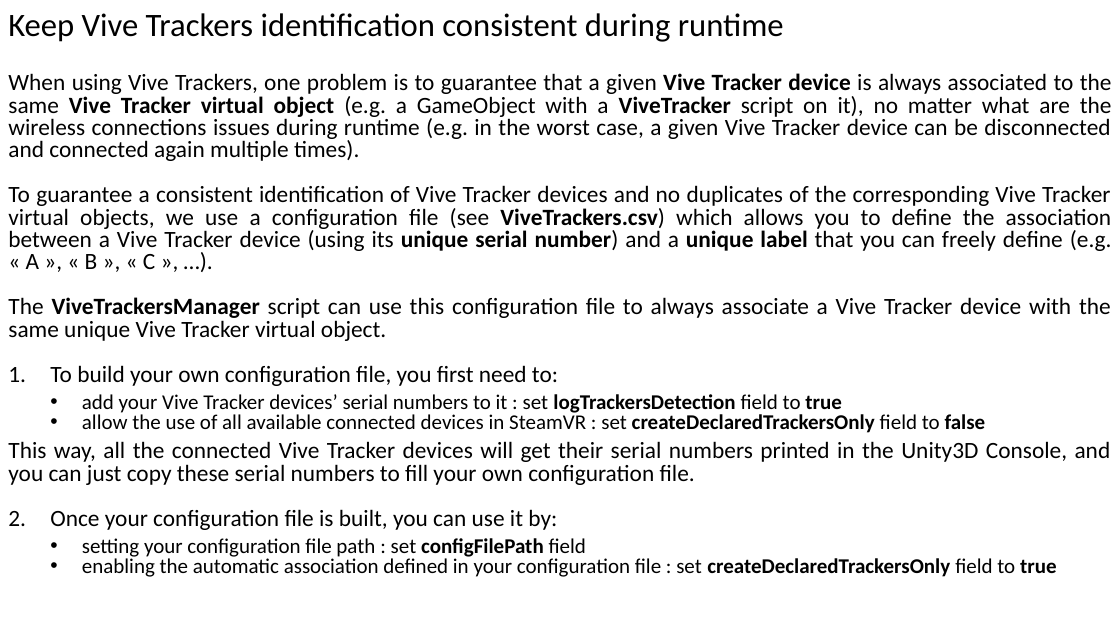
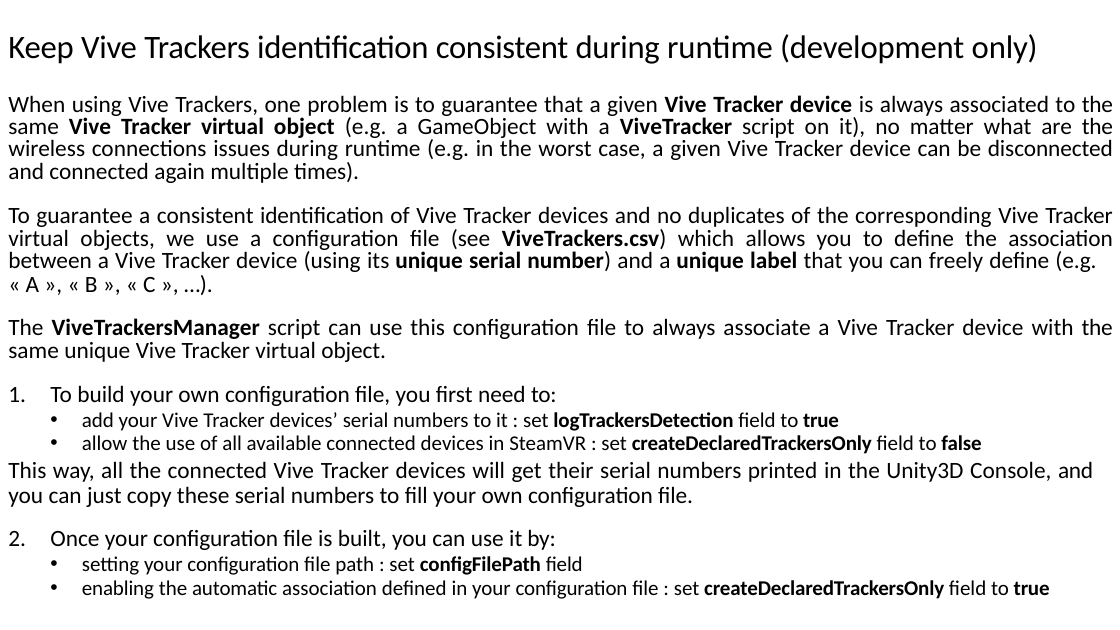
Before and after one commit to ebadier/ViveTrackers, a slide deck: slide 4 of Doc/ViveTrackersDocumentation.pptx (slide 5 before the commit). Drawn at 1120x630 pixels with LibreOffice and Linux fonts; fonts in the diff are those of the drawing. Boxes give left, top, right and bottom in pixels: in the first picture for what was removed or moved away, otherwise in the second. Text is boxed around its words. In the diff, an @@ line names an element or a change of style, - is before the commit and + after.

```diff
--- a/Doc/ViveTrackersDocumentation.pptx
+++ b/Doc/ViveTrackersDocumentation.pptx
@@ title at [8, 34, 1038, 64]: text changed @@
-Keep Vive Trackers identification consistent during runtime
+Keep Vive Trackers identification consistent during runtime (development only)
@@ text "When using Vive Trackers, one ...": place and size @@
-text "When using Vive Trackers, one ..." at [8, 73, 1112, 577]
+text "When using Vive Trackers, one ..." at [8, 95, 1113, 599]
@@ text at [8, 95, 1113, 599]: letter spacing 0 to -0.2 pt in "the the", "the", "to:", "true" and 3 more places; letter spacing 0 to -0.1 pt in "disconnected times).", "object.", "configuration", "logTrackersDetection" and 5 more places; indent changed; more space between paragraphs; alignment justified to left; line spacing 0.8 to 1; line spacing 0.8 to 20.6pt; line spacing 0.8 to 20pt; less space between paragraphs; line spacing 0.8 to 21.8pt @@
@@ text at [8, 206, 1113, 292]: text changed @@
-To guarantee a consistent identification of Vive Tracker devices and no duplicates of the corresponding Vive Tracker virtual objects, we use a configuration file (see ViveTrackers.csv) which allows you to define the association between a Vive Tracker device (using its unique serial number) and a unique label that you can freely define (e.g. « A », « B », « C », …).
+To guarantee a consistent identification of Vive Tracker devices and no duplicates of the corresponding Vive Tracker virtual objects, we use a configuration file (see ViveTrackers.csv) which allows you to define the association between a Vive Tracker device (using its unique serial number) and a unique label that you can freely define (e.g.
+« A », « B », « C », …).
```
Also in this commit, not shown: 11 other slides changed, 1 other file.
